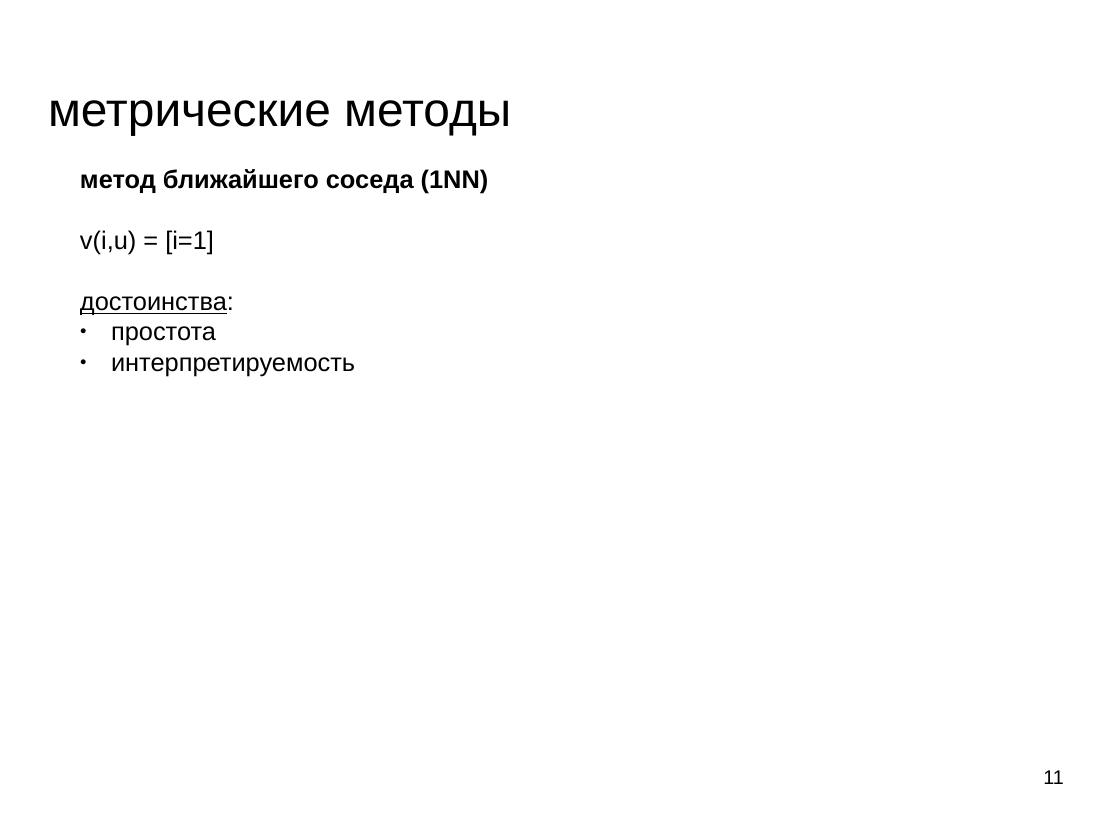
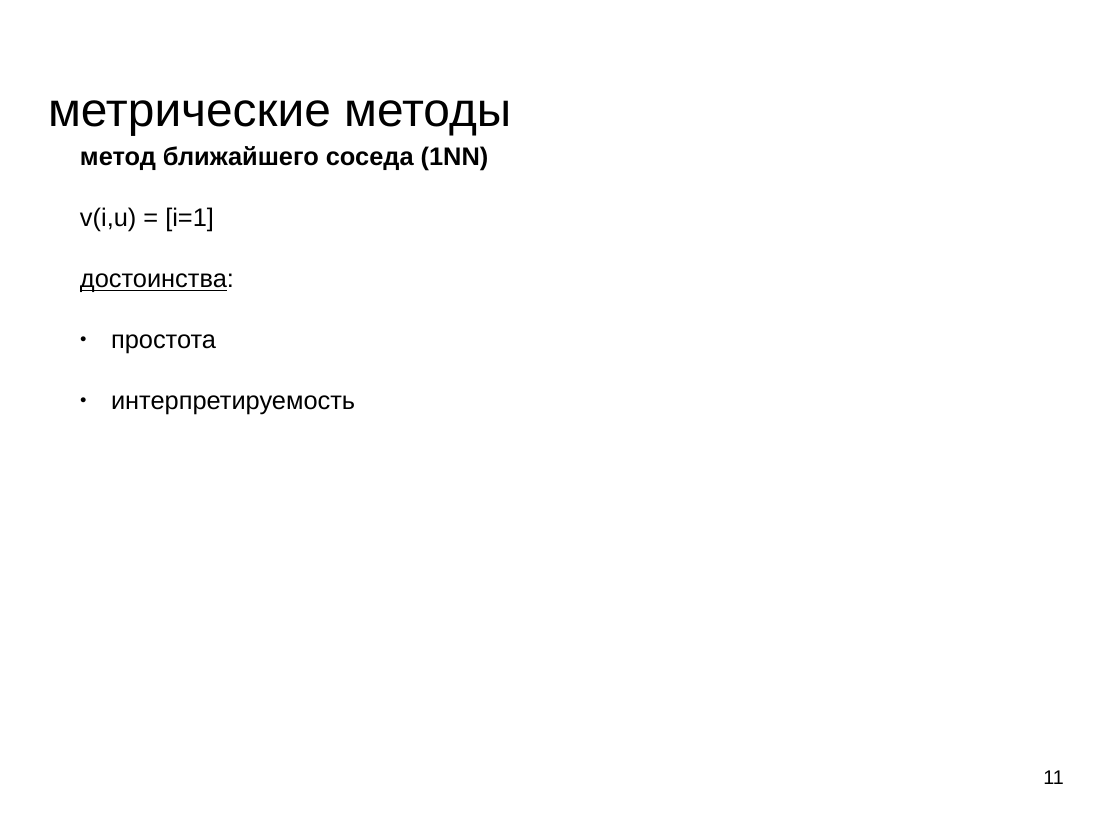
Before and after one commit to mechanoid5/ml_lectorium_legacy, a slide deck: slide 11 of 06-metric.odp. Drawn at 1120x840 pixels with LibreOffice and Linux fonts; fonts in the diff are those of the drawing; background and template pictures are left out. Boxes give left, top, right and bottom in pixels: in the first picture for what was removed or moved away, otherwise in the second. Text is boxed around its words. In the diff, an @@ line names an element or a change of style, - is before the commit and + after.

```diff
--- a/06-metric.odp
+++ b/06-metric.odp
@@ subtitle "метод ближайшего соседа (1NN)" rewrapped from [80, 169, 489, 376] to [80, 146, 489, 415] @@
```
Also in this commit, not shown: 4 other slides changed, 1 slide removed, 2 other files.
